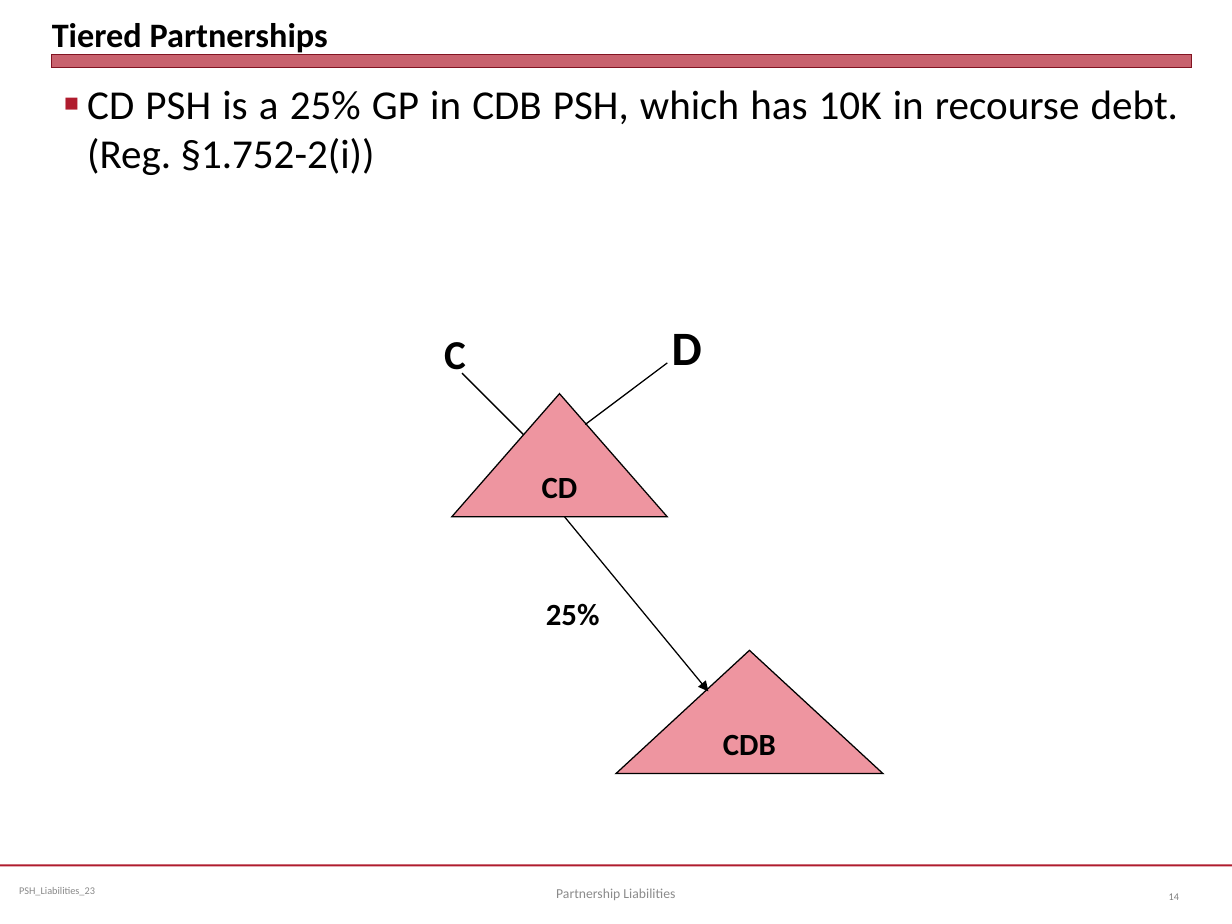
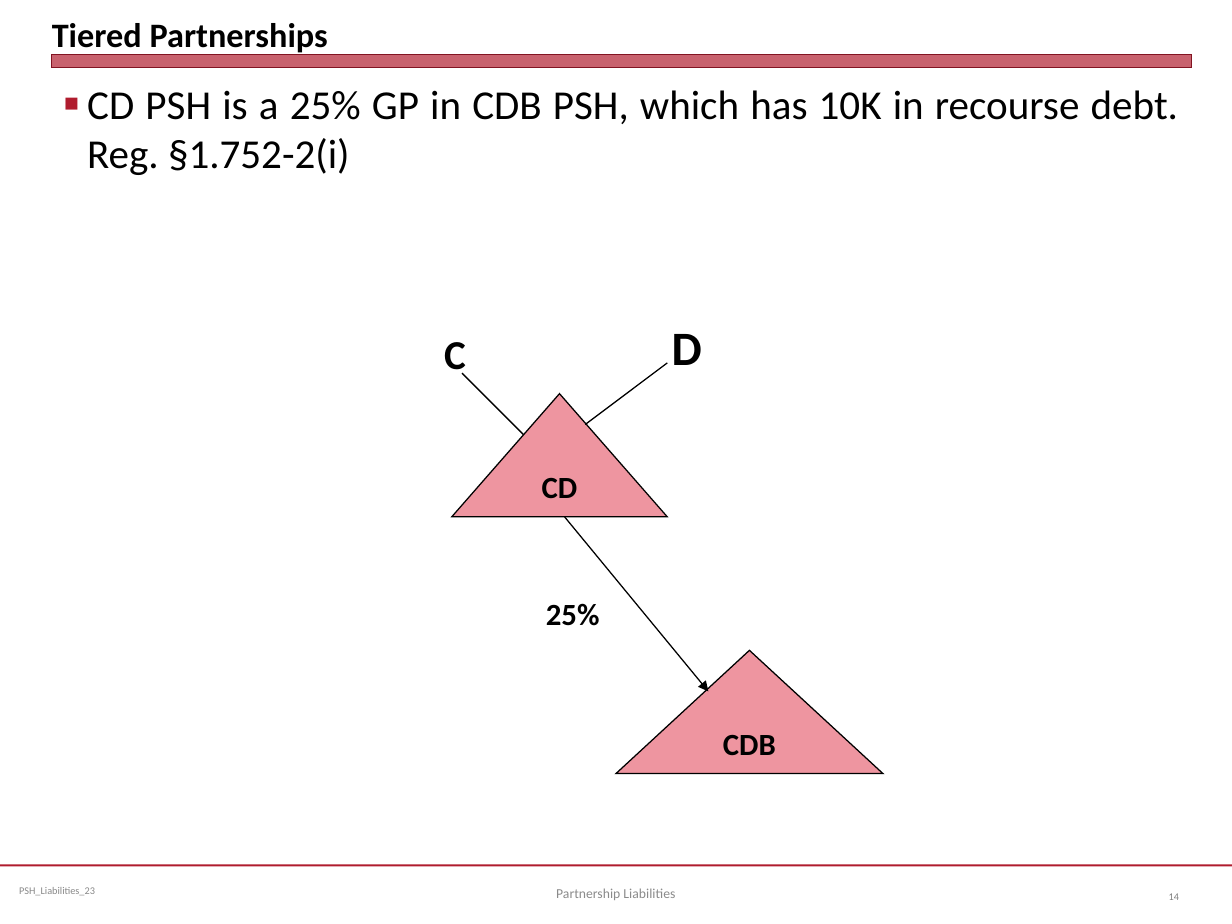
Before and after one commit to jmc877/Partnership-Tax, a slide deck: slide 14 of slides/PSH_Liabilities_23.pptx. Drawn at 1232x924 pixels with LibreOffice and Linux fonts; fonts in the diff are those of the drawing. Boxes give left, top, right and bottom in pixels: in the first picture for what was removed or moved away, otherwise in the second. Text is boxed around its words. In the diff, an @@ line names an element or a change of style, - is before the commit and + after.

```diff
--- a/slides/PSH_Liabilities_23.pptx
+++ b/slides/PSH_Liabilities_23.pptx
@@ text at (87, 90, 1179, 175): text changed @@
-■ CD PSH is a 25% GP in CDB PSH, which has 10K in recourse debt. (Reg. §1.752-2(i))
+■ CD PSH is a 25% GP in CDB PSH, which has 10K in recourse debt. Reg. §1.752-2(i)
```
Also in this commit, not shown: 6 other slides changed, 1 other file.
